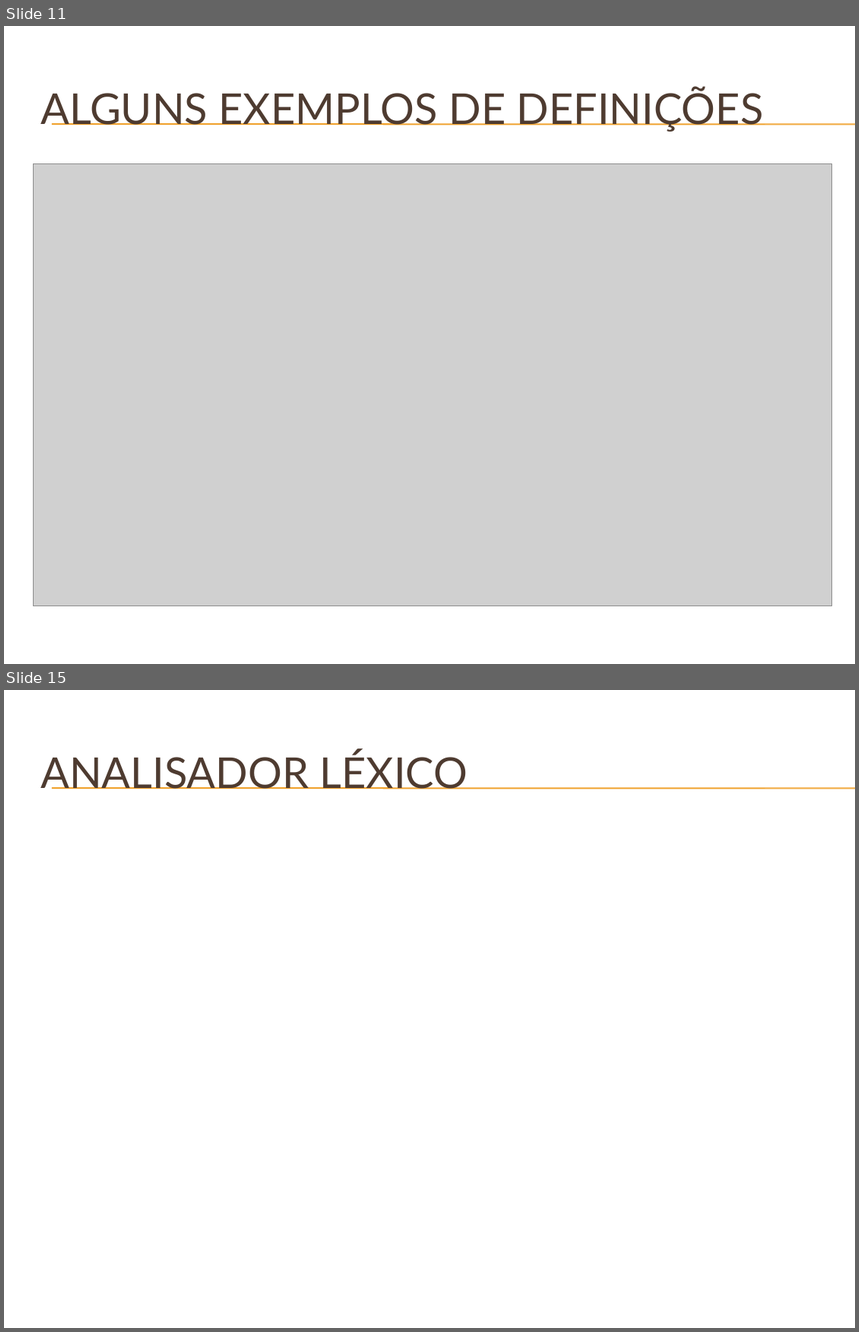
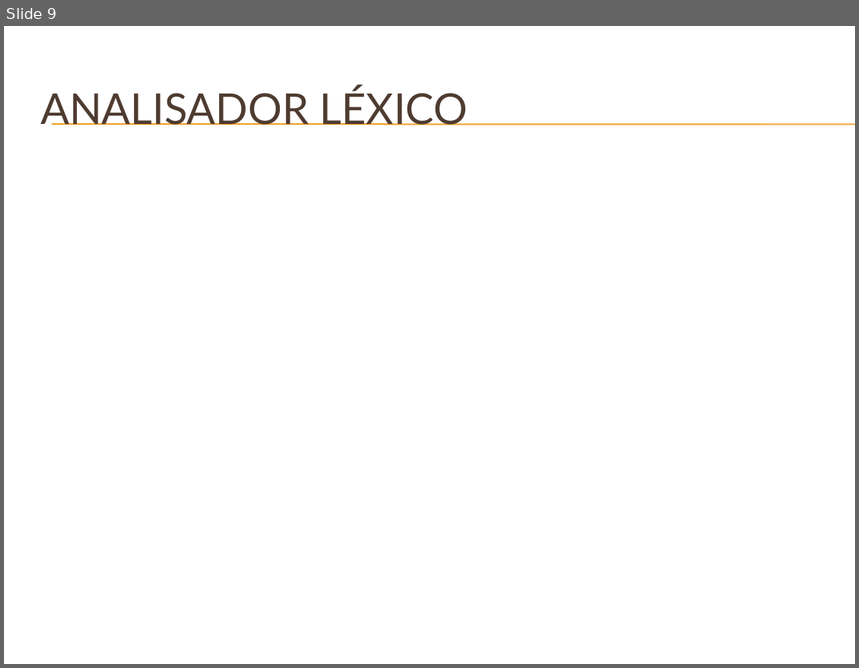
Before and after one commit to phdenis40/mips-assembler-unb, a slide deck: doc/Apresentação do GMAG – Software Básico.pptx. Shown one above the other, each under a label of ours: slides 11 and 15 before the commit, slide 9 after it; the slides between them are not shown. The pictures are 859x1332 and 859x668 pixels, drawn with LibreOffice and Linux fonts; fonts in the diff are those of the drawing; grey boxes stand for pictures; background and template pictures are left out. Boxes give left, top, right and bottom in pixels: in the first picture for what was removed or moved away, otherwise in the second. Text is boxed around its words. In the diff, an @@ line names an element or a change of style, - is before the commit and + after.

```diff
--- a/doc/Apresentação do GMAG – Software Básico.pptx
+++ b/doc/Apresentação do GMAG – Software Básico.pptx
@@ slide 11 removed at (4,26,855,664), background picture (left out); not listed: 2 template elements that a slide beside it also shows @@
@@ title removed at (40,87,764,132) @@
-ALGUNS EXEMPLOS DE DEFINIÇÕES
@@ picture removed at (33,164,832,607) @@
@@ what was slide 15 is now slide 9 @@
```
Also in this commit, not shown: 5 slides changed, 12 slides added, 11 other slides removed.
